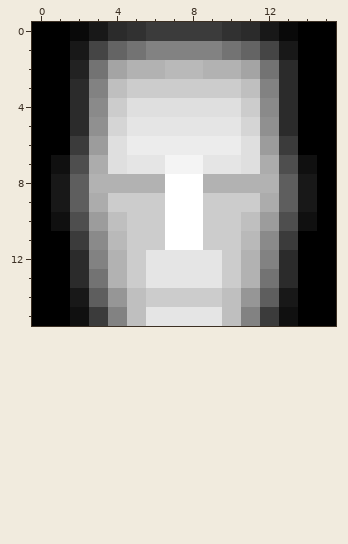
One commit to this pixel-art sprite: characters/male1/head/front.png. The picture above is the old version.
The file is 16x16 pixels. Colours within 5 levels of each other are drawn and written as one.
The result:
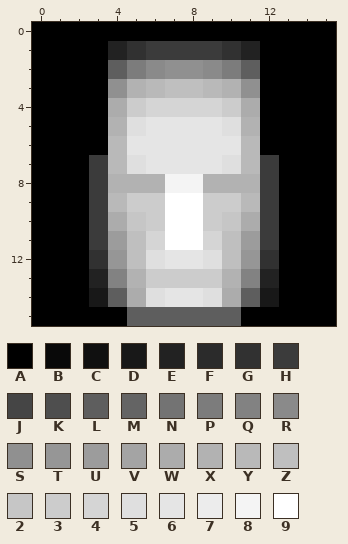
Palette (. is transparent): A #000000  B #090909  C #101010  D #181818  E #222222  F #2b2b2b  G #313131  H #3b3b3b  J #454545  K #4e4e4e  L #5e5e5e  M #646464  N #737373  P #7c7c7c  Q #828282  R #8a8a8a  S #909090  T #969696  U #9c9c9c  V #a4a4a4  W #acacac  X #b2b2b2  Y #b9b9b9  Z #bfbfbf  2 #c6c6c6  3 #cccccc  4 #d5d5d5  5 #dfdfdf  6 #e5e5e5  7 #ececec  8 #f4f4f4  9 #ffffff
The edit:
@@ x 0..15 @@
- 0 AABDFGHHHHGFDBAA
- 1 AADJMNQQQQNMJDAA
- 2 AAENVXXYYXXVNFAA
- 3 AAFQZ333333ZQFAA
- 4 AAFR35555553RFAA
- 5 AAFS46666664SFAA
- 6 AAHU57777775UHAA
- 7 ACKW56688665WKCA
- 8 ADLXXXX99XXXXLDA
- 9 ADLW33399333WLDA
-10 ACKUZ339933ZUKCA
-11 AAHRY339933YRHAA
-12 AAFQX366663XQFAA
-13 AAFNX366663XNFAA
-14 AADLTZ3333ZTLDAA
-15 AACHQZ6666ZQHCAA
+ 0 AAAAAAAAAAAAAAAA
+ 1 AAAAEGHHHHGEAAAA
+ 2 AAAALPRSSRPLAAAA
+ 3 AAAASXYZZYXSAAAA
+ 4 AAAAW344443WAAAA
+ 5 AAAAX566665XAAAA
+ 6 AAAAY666666YAAAA
+ 7 AAAHY566665YHAAA
+ 8 AAAHXXX88XXXHAAA
+ 9 AAAHY339933YHAAA
+10 AAAHW239932WHAAA
+11 AAAHUZ4994ZUHAAA
+12 AAAGTZ5665ZTGAAA
+13 AAAEQX3333XQEAAA
+14 AAADLW5665WLDAAA
+15 AAAAALLLLLLAAAAA
Where, in picture pixels (left, top, right, bottom), the same in both pictures:
changed: (51, 22, 317, 326)
